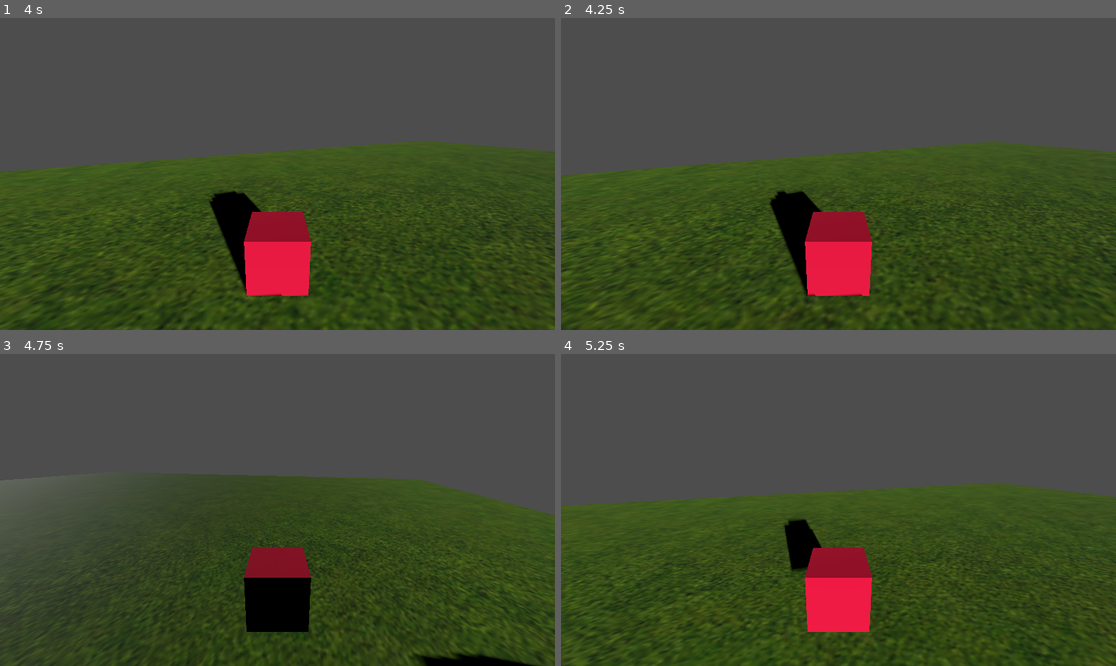
Above: before the commit, frames 1-4 (two rows, left to right).
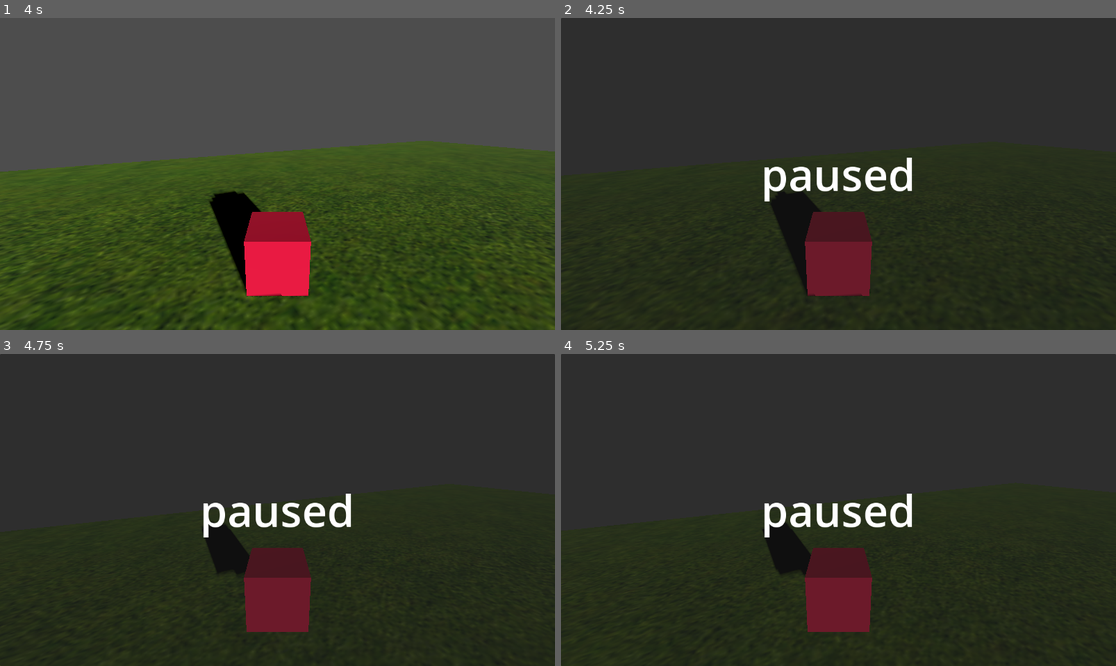
Above: after the commit, the same moments.

Repository: KOTLI-game/KOTLI
Game: Godot game, scene res://Main.tscn
Same seed, same stepped clock (60 frames per second), same inputs: the game is played once before the commit and once after it.
Inputs (mouse positions are in pixels of both pictures, inside the frame that each line leads up to):
- Up to frame 1 (4 s): tap Enter (ui_accept) at 0.5, 0.77, 1.52, 3.02, 3.77 s; move the mouse to (305, 174) at 0.52 s; hold W (move_forward) from 0.53 s (still down); move the mouse to (249, 174) at 1.27 s; move the mouse to (288, 167) at 2.02 s; move the mouse to (271, 180) at 2.77 s; move the mouse to (316, 177) at 3.52 s
- Up to frame 2 (4.25 s): keep holding W (move_forward); tap Escape (ui_cancel) at 4.15 s
- Up to frame 3 (4.75 s): move the mouse to (111, 463) at 4.27 s; release W (move_forward) at 4.28 s; hold A (move_left) from 4.28 s (still down); tap Enter (ui_accept) at 4.52 s
- Up to frame 4 (5.25 s): move the mouse to (866, 510) at 5.02 s; release A (move_left) at 5.03 s; hold S (move_backward) from 5.03 s (still down)

Frame 1 is identical in both runs. In frame 2, 86% of the frame differs, in the area x 0-100%, y 0-100%; in frame 3, 76%; in frame 4, 87%.

Commit message:
add pause menu

Diff:
--- a/Main.tscn
+++ b/Main.tscn
@@ -1,7 +1,8 @@
-[gd_scene load_steps=9 format=3 uid="uid://ona2mbdyx4fh"]
+[gd_scene load_steps=10 format=3 uid="uid://ona2mbdyx4fh"]
 
 [ext_resource type="Script" path="res://Movement.gd" id="1_bbqy7"]
 [ext_resource type="Texture2D" uid="uid://b4dp3x4fa3nd4" path="res://grass.jpg" id="1_chb6s"]
+[ext_resource type="Script" path="res://pause_menu.gd" id="3_wc42c"]
 
 [sub_resource type="BoxShape3D" id="BoxShape3D_fl3dy"]
 size = Vector3(60, 2, 60)
@@ -37,17 +38,39 @@
 transform = Transform3D(1, 0, 0, 0, 0.980543, 0.196306, 0, -0.196306, 0.980543, 0, 7.21687, 0)
 shadow_enabled = true
 
-[node name="CharacterBody3D" type="CharacterBody3D" parent="."]
+[node name="Player" type="CharacterBody3D" parent="."]
 physics_interpolation_mode = 1
 transform = Transform3D(1, 0, 0, 0, 1, 0, 0, 0, 1, 0, 0.5, 0)
 script = ExtResource("1_bbqy7")
 
-[node name="Camera3D" type="Camera3D" parent="CharacterBody3D"]
+[node name="Camera3D" type="Camera3D" parent="Player"]
 transform = Transform3D(1, 0, 0, 0, 0.965926, 0.258819, 0, -0.258819, 0.965926, 0, 2.255, 3.165)
 
-[node name="CollisionShape3D" type="CollisionShape3D" parent="CharacterBody3D"]
+[node name="CollisionShape3D" type="CollisionShape3D" parent="Player"]
 shape = SubResource("BoxShape3D_xsarf")
 
-[node name="MeshInstance3D" type="MeshInstance3D" parent="CharacterBody3D"]
+[node name="MeshInstance3D" type="MeshInstance3D" parent="Player"]
 gi_mode = 2
 mesh = SubResource("BoxMesh_84e1o")
+
+[node name="PanelContainer" type="PanelContainer" parent="."]
+visible = false
+offset_left = 1028.0
+offset_top = 332.0
+offset_right = 1068.0
+offset_bottom = 372.0
+scale = Vector2(3.09181, 7.89094)
+
+[node name="PauseMenu" type="PanelContainer" parent="."]
+anchors_preset = 15
+anchor_right = 1.0
+anchor_bottom = 1.0
+grow_horizontal = 2
+grow_vertical = 2
+script = ExtResource("3_wc42c")
+
+[node name="PauseText" type="Label" parent="PauseMenu"]
+layout_mode = 2
+size_flags_horizontal = 4
+theme_override_font_sizes/font_size = 91
+text = "paused"
--- a/Movement.gd
+++ b/Movement.gd
@@ -5,6 +5,8 @@
 
 const SPEED = 5.0
 const JUMP_VELOCITY = 4.5
+var is_paused = false
+var mouse_sens = 0.3
 
 func _physics_process(delta: float) -> void:
 	# Add the gravity.
@@ -17,8 +19,11 @@
 
 
 	if Input.is_action_just_pressed("ui_cancel"):
+		is_paused = !is_paused
+	if is_paused:
 		Input.set_mouse_mode(Input.MOUSE_MODE_VISIBLE)
-
+	else:
+		Input.set_mouse_mode(Input.MOUSE_MODE_CAPTURED)
 	# Get the input direction and handle the movement/deceleration.
 	# As good practice, you should replace UI actions with custom gameplay actions.
 	var input_dir := Input.get_vector("move_left", "move_right", "move_forward", "move_backward")
@@ -32,8 +37,7 @@
 
 	move_and_slide()
 
-var mouse_sens = 0.3
-
 func _input(event):
 	if event is InputEventMouseMotion:
-		rotate_y(deg_to_rad(-event.relative.x*mouse_sens))
+		if(!is_paused):
+			rotate_y(deg_to_rad(-event.relative.x*mouse_sens))
--- /dev/null
+++ b/pause_menu.gd
@@ -0,0 +1,17 @@
+extends PanelContainer
+
+
+# Called when the node enters the scene tree for the first time.
+func _ready() -> void:
+	pass # Replace with function body.
+
+var is_paused = false
+
+# Called every frame. 'delta' is the elapsed time since the previous frame.
+func _process(delta: float) -> void:
+	if Input.is_action_just_pressed("ui_cancel"):
+		is_paused = !is_paused
+	if is_paused:
+		visible = true
+	else:
+		visible = false
